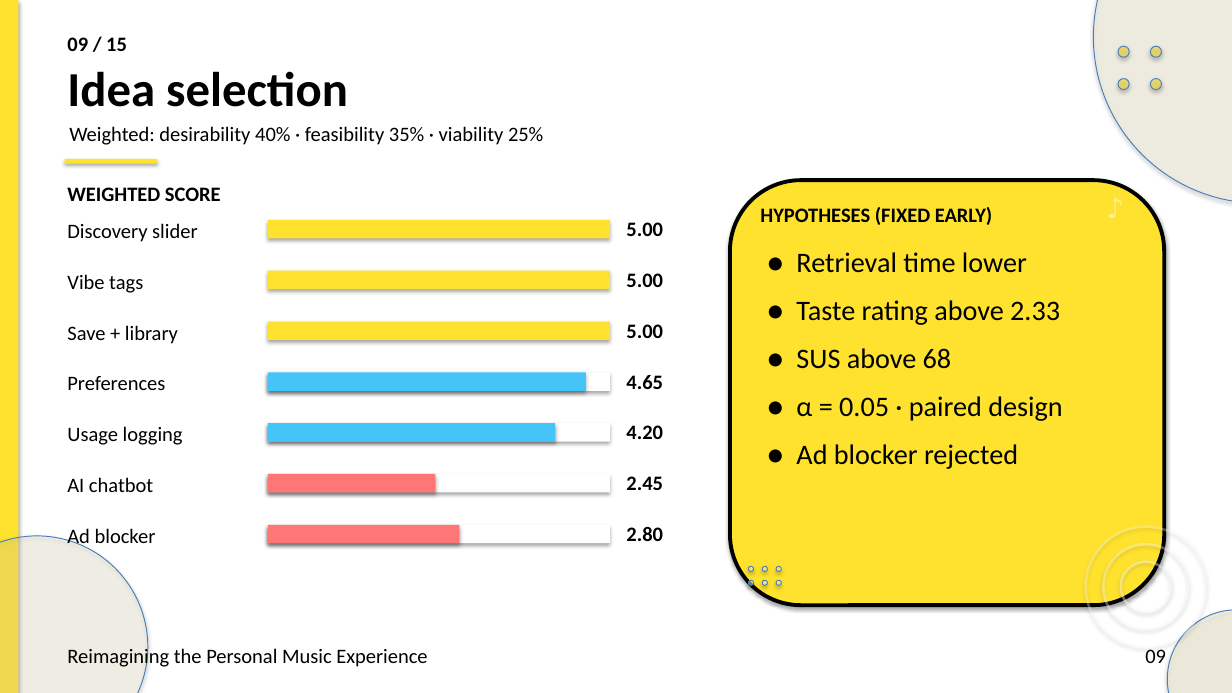
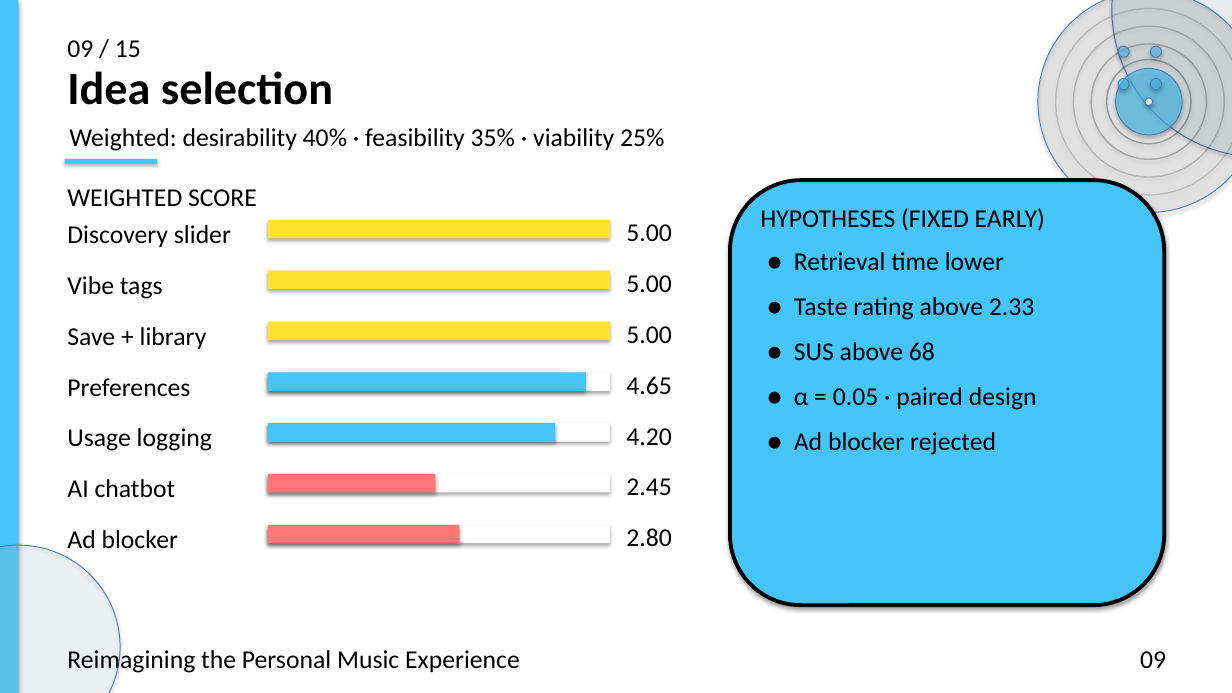
Before and after one commit to preet-kamdar/design-thinking-sem3, a slide deck: slide 9 of docs/Presentation.pptx. Drawn at 1232x693 pixels with LibreOffice and Linux fonts; fonts in the diff are those of the drawing. Boxes give left, top, right and bottom in pixels: in the first picture for what was removed or moved away, otherwise in the second. Text is boxed around its words. In the diff, an @@ line names an element or a change of style, - is before the commit and + after.

Commit message:
Add aqua bridge colour, two-size type system and slide-level vinyl records

```diff
--- a/docs/Presentation.pptx
+++ b/docs/Presentation.pptx
@@ ellipse added at (1038, 0, 1232, 213), fill #000000 at 9% opacity @@
@@ ellipse added at (1056, 8, 1232, 195), outline #000000 1.1 pt @@
@@ ellipse added at (1074, 26, 1225, 177), outline #000000 1.1 pt @@
@@ ellipse: place and size @@
-ellipse at (1093, 0, 1232, 203)
+ellipse at (1112, 0, 1232, 157)
@@ ellipse at (1112, 0, 1232, 157): fill #FFF7CD at 28% opacity to #D6F1FC at 22% opacity @@
@@ text "Idea selection" at (67, 71, 333, 105): size 38 to 36 pt @@
@@ ellipse added at (1092, 44, 1207, 160), outline #000000 1.1 pt @@
@@ ellipse added at (1107, 59, 1191, 143), outline #000000 1.1 pt @@
@@ ellipse added at (1116, 68, 1182, 135), fill #45C4F8 at 62% opacity @@
@@ fill #FFE22E at 55% opacity to #45C4F8 at 55% opacity in 4 elements at (1118, 46, 1129, 57), (1151, 46, 1162, 57), (1118, 79, 1129, 90), (1151, 79, 1162, 90) @@
@@ ellipse added at (1145, 98, 1153, 105), fill #FFFFFF at 85% opacity @@
@@ fill #FFE22E to #45C4F8 in 3 elements at (0, 0, 18, 693), (65, 159, 157, 164), (730, 180, 1165, 605) @@
@@ text removed at (1104, 189, 1146, 232) @@
-♪
@@ size 16 to 20 pt in 10 elements at (69, 128, 664, 151), (67, 647, 520, 674), (1140, 651, 1166, 668), (67, 378, 190, 396), (67, 428, 212, 451), (67, 479, 176, 497), (67, 530, 178, 548), (67, 276, 163, 299), (67, 327, 207, 349), (67, 225, 231, 247) @@
@@ text "● Retrieval time lower" at (794, 252, 1034, 361): size 22 to 20 pt @@
@@ size 16 to 20 pt, bold off in 10 elements at (67, 40, 141, 57), (67, 189, 257, 206), (760, 208, 1045, 231), (626, 428, 672, 445), (626, 478, 672, 495), (626, 528, 672, 547), (626, 224, 672, 241), (626, 275, 672, 292), (626, 326, 672, 343), (626, 376, 672, 395) @@
@@ ellipse removed at (1086, 527, 1206, 647) @@
@@ ellipse: place and size @@
-ellipse at (0, 536, 148, 693)
+ellipse at (0, 545, 120, 693)
@@ ellipse at (0, 545, 120, 693): fill #FFF7CD at 24% opacity to #D6F1FC at 18% opacity @@
@@ ellipse removed at (749, 567, 754, 572) @@
@@ ellipse removed at (762, 567, 768, 572) @@
@@ ellipse removed at (776, 567, 782, 572) @@
@@ ellipse removed at (1104, 544, 1189, 629) @@
@@ ellipse removed at (1121, 562, 1171, 612) @@
@@ ellipse removed at (749, 580, 754, 586) @@
@@ ellipse removed at (762, 580, 768, 586) @@
@@ ellipse removed at (776, 580, 782, 586) @@
@@ ellipse removed at (1167, 610, 1232, 693) @@
```
Also in this commit, not shown: 14 other slides changed, 2 other files.
